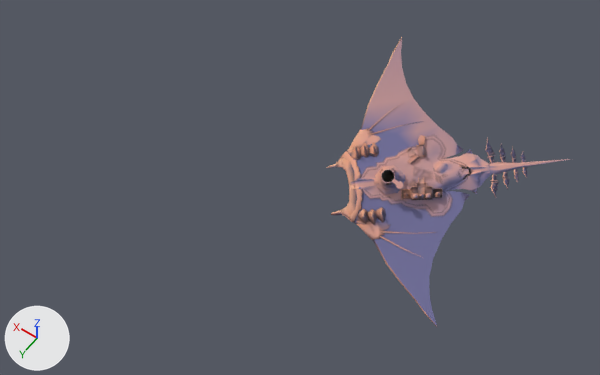
Before and after pictures for a commit that changed the glTF model Project/area/4 levitated ruin/act 1/environment/model/Rukh4Event.gltf.
Both versions are drawn from a camera (50 mm lens) standing at (-1144.0, 1847.0, 1278.0) and looking at (-664.0, 1175.0, 221.0). The lights are fixed; the arrows at lower left show +X, +Y and +Z. Vertices at the same position are counted once.

Names of what the first picture shows: 'stg0614_f_manta02_Mesh_0001', 'stg0614_f_manta02_Mesh_0006', 'stg0614_f_manta02_Mesh_0019', 'stg0614_f_manta02_Mesh_0023', 'stg0614_f_manta02_Mesh_0025', 'stg0614_f_manta02_Mesh_0025.001', 'stg0614_f_manta02_Mesh_0027', 'stg0614_f_manta02_Mesh_0040', 'stg0614_f_manta02_Mesh_0047', 'stg0614_f_manta02_Mesh_0053', 'stg0614_f_manta02_Mesh_0054', 'stg0614_f_manta02_Mesh_0061', 'stg0614_f_manta02_Mesh_0061.001', 'stg0614_f_manta02_Mesh_0063'.
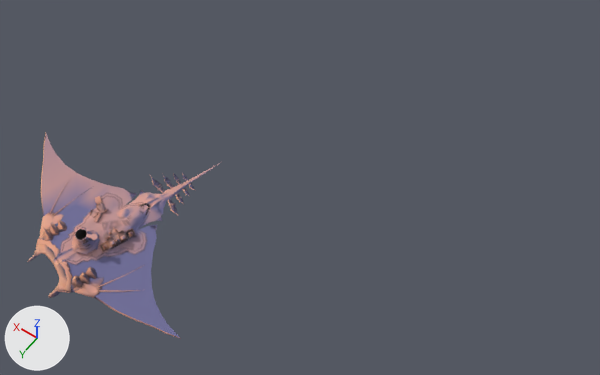
What differs and where, as boxes (x1, y1, x2, y2) in the pictures (600 x 375 px):
'stg0614_f_manta02_Mesh_0001', reshaped (17% narrower, 29% shorter)
    before: (354, 38, 569, 326)
    after: (42, 134, 220, 338)
'stg0614_f_manta02_Mesh_0061.001', reshaped (18% narrower, 11% shorter)
    before: (360, 139, 469, 213)
    after: (60, 196, 149, 262)
'stg0614_f_manta02_Mesh_0023', reshaped (27% wider, 22% shorter)
    before: (336, 129, 391, 240)
    after: (34, 212, 104, 298)
'stg0614_f_manta02_Mesh_0027', reshaped (40% wider, 29% shorter)
    before: (327, 37, 437, 327)
    after: (27, 132, 181, 339)
'stg0614_f_manta02_Mesh_0061', reshaped (17% narrower, 11% shorter)
    before: (361, 135, 471, 216)
    after: (60, 193, 151, 265)
'stg0614_f_manta02_Mesh_0025', reshaped
    before: (341, 156, 357, 215)
    after: (39, 245, 67, 291)
'stg0614_f_manta02_Mesh_0040', reshaped (12% narrower)
    before: (374, 165, 406, 194)
    after: (72, 227, 100, 255)
'stg0614_f_manta02_Mesh_0053', reshaped
    before: (384, 174, 442, 200)
    after: (85, 229, 135, 251)
'stg0614_f_manta02_Mesh_0063', reshaped (23% narrower, 231% taller)
    before: (358, 162, 541, 187)
    after: (59, 175, 200, 260)
'stg0614_f_manta02_Mesh_0054', reshaped
    before: (407, 135, 427, 163)
    after: (91, 196, 107, 222)
'stg0614_f_manta02_Mesh_0047', reshaped (23% wider, 19% taller)
    before: (382, 170, 394, 185)
    after: (75, 229, 90, 247)
'stg0614_f_manta02_Mesh_0025.001', reshaped
    before: (337, 158, 350, 218)
    after: (35, 245, 65, 291)
'stg0614_f_manta02_Mesh_0019', reshaped
    before: (456, 147, 477, 199)
    after: (130, 192, 162, 230)
part 12 of me_stg0614_f_manta02_mesh_0061_001, deleted (pink)
    before: (360, 139, 469, 213)
part 13 of me_stg0614_f_manta02_mesh_0061_001, added (pink)
    after: (60, 196, 149, 262)

The change, as a list of edits to the scene's bpy script:
```text
Change me_stg0614_f_manta02_mesh_0001:
    where me_stg0614_f_manta02_mesh_0001.from_pydata(...)  # 328 vertices, 482 faces; spans x -1010.0..-693.0, y 938.0..1238.0, z 167.0..385.0
    me_stg0614_f_manta02_mesh_0001 part 1: the whole mesh is multiplied about its middle by the matrix ((0.836, -0.502, 0.222), (0.539, 0.827, -0.159), (-0.104, 0.253, 0.962)), then moved by (430.0, 266.0, -168.0)
Change me_stg0614_f_manta02_mesh_0019:
    where me_stg0614_f_manta02_mesh_0019.from_pydata(...)  # 139 vertices, 164 faces; spans x -962.0..-693.0, y 938.0..1238.0, z 167.0..385.0
    me_stg0614_f_manta02_mesh_0019 part 2: the whole mesh is multiplied about its middle by the matrix ((0.836, -0.502, 0.222), (0.539, 0.827, -0.159), (-0.104, 0.253, 0.962)), then moved by (427.0, 279.0, -170.0)
Change me_stg0614_f_manta02_mesh_0023:
    where me_stg0614_f_manta02_mesh_0023.from_pydata(...)  # 568 vertices, 868 faces; spans x -827.2..-701.3, y 1066.0..1192.4, z 215.6..306.8
    me_stg0614_f_manta02_mesh_0023 part 3: the whole mesh is multiplied about its middle by the matrix ((0.836, -0.502, 0.222), (0.539, 0.827, -0.159), (-0.104, 0.253, 0.962)), then moved by (392.0, 308.5, -166.0)
Change me_stg0614_f_manta02_mesh_0025:
    where me_stg0614_f_manta02_mesh_0025.from_pydata(...)  # 264 vertices, 318 faces; spans x -778.3..-704.3, y 1105.9..1184.3, z 220.9..283.5
    me_stg0614_f_manta02_mesh_0025 part 4: the whole mesh is multiplied about its middle by the matrix ((0.836, -0.502, 0.222), (0.539, 0.827, -0.159), (-0.104, 0.253, 0.962)), then moved by (378.2, 319.5, -164.1)
Change me_stg0614_f_manta02_mesh_0025_001:
    where me_stg0614_f_manta02_mesh_0025_001.from_pydata(...)  # 60 vertices, 76 faces; spans x -767.2..-700.2, y 1112.5..1183.9, z 218.5..277.1
    me_stg0614_f_manta02_mesh_0025_001 part 5: the whole mesh is multiplied about its middle by the matrix ((0.836, -0.502, 0.222), (0.539, 0.827, -0.159), (-0.104, 0.253, 0.962)), then moved by (374.4, 323.8, -163.9)
Change me_stg0614_f_manta02_mesh_0027:
    where me_stg0614_f_manta02_mesh_0027.from_pydata(...)  # 276 vertices, 410 faces; spans x -962.0..-687.0, y 938.0..1238.0, z 167.0..385.0
    me_stg0614_f_manta02_mesh_0027 part 6: the whole mesh is multiplied about its middle by the matrix ((0.836, -0.502, 0.222), (0.539, 0.827, -0.159), (-0.104, 0.253, 0.962)), then moved by (426.0, 281.0, -171.0)
Change me_stg0614_f_manta02_mesh_0040:
    where me_stg0614_f_manta02_mesh_0040.from_pydata(...)  # 1144 vertices, 1512 faces; spans x -826.7..-771.1, y 1098.9..1147.6, z 263.3..316.8
    me_stg0614_f_manta02_mesh_0040 part 7: the whole mesh is multiplied about its middle by the matrix ((0.836, -0.502, 0.222), (0.539, 0.827, -0.159), (-0.104, 0.253, 0.962)), then moved by (407.1, 286.2, -165.0)
Change me_stg0614_f_manta02_mesh_0047:
    where me_stg0614_f_manta02_mesh_0047.from_pydata(...)  # 16 vertices, 16 faces; spans x -808.4..-783.8, y 1109.7..1146.6, z 270.1..316.1
    me_stg0614_f_manta02_mesh_0047 part 8: the whole mesh is multiplied about its middle by the matrix ((0.836, -0.502, 0.222), (0.539, 0.827, -0.159), (-0.104, 0.253, 0.962)), then moved by (404.8, 286.4, -164.2)
Change me_stg0614_f_manta02_mesh_0053:
    where me_stg0614_f_manta02_mesh_0053.from_pydata(...)  # 77 vertices, 60 faces; spans x -874.2..-783.8, y 1088.2..1143.9, z 263.8..309.9
    me_stg0614_f_manta02_mesh_0053 part 9: the whole mesh is multiplied about its middle by the matrix ((0.836, -0.502, 0.222), (0.539, 0.827, -0.159), (-0.104, 0.253, 0.962)), then moved by (414.9, 271.8, -163.6)
Change me_stg0614_f_manta02_mesh_0054:
    where me_stg0614_f_manta02_mesh_0054.from_pydata(...)  # 26 vertices, 19 faces; spans x -823.5..-793.3, y 1039.8..1084.8, z 293.1..314.6
    me_stg0614_f_manta02_mesh_0054 part 10: the whole mesh is multiplied about its middle by the matrix ((0.836, -0.502, 0.222), (0.539, 0.827, -0.159), (-0.104, 0.253, 0.962)), then moved by (442.3, 289.5, -180.0)
Change me_stg0614_f_manta02_mesh_0061:
    where me_stg0614_f_manta02_mesh_0061.from_pydata(...)  # 225 vertices, 266 faces; spans x -894.4..-750.8, y 1027.5..1154.0, z 249.9..314.5
    me_stg0614_f_manta02_mesh_0061 part 11: the whole mesh is multiplied about its middle by the matrix ((0.836, -0.502, 0.222), (0.539, 0.827, -0.159), (-0.104, 0.253, 0.962)), then moved by (425.5, 280.4, -170.5)
Change me_stg0614_f_manta02_mesh_0061_001:
    remove me_stg0614_f_manta02_mesh_0061_001.from_pydata(...)  # 203 vertices, 314 faces; spans x -890.6..-751.4, y 1032.5..1151.1, z 252.8..311.5
    add me_stg0614_f_manta02_mesh_0061_001.from_pydata(...)  # 202 vertices, 312 faces; spans x -466.6..-351.2, y 1296.9..1456.0, z 96.1..124.5
    me_stg0614_f_manta02_mesh_0061_001 part 12: 203 vertices removed from x -890.6..-751.4, y 1032.5..1151.1, z 252.8..311.5
    me_stg0614_f_manta02_mesh_0061_001 part 13: 202 vertices added at x -466.6..-351.2, y 1296.9..1456.0, z 96.1..124.5
Change me_stg0614_f_manta02_mesh_0063:
    where me_stg0614_f_manta02_mesh_0063.from_pydata(...)  # 67 vertices, 78 faces; spans x -974.0..-751.0, y 984.0..1149.0, z 264.0..313.0
    me_stg0614_f_manta02_mesh_0063 part 14: the whole mesh is multiplied about its middle by the matrix ((0.836, -0.502, 0.222), (0.539, 0.827, -0.159), (-0.104, 0.253, 0.962)), then moved by (446.0, 262.0, -173.0)
```
